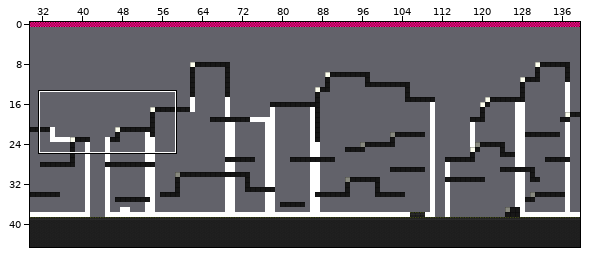
One commit to this Tiled map: MagnetBoy/MagnetBoy/MagnetBoyContent/WillysMap.tmx. Above: a wide view before the commit, with the close-up outlined.
Close-up. Before the edit:
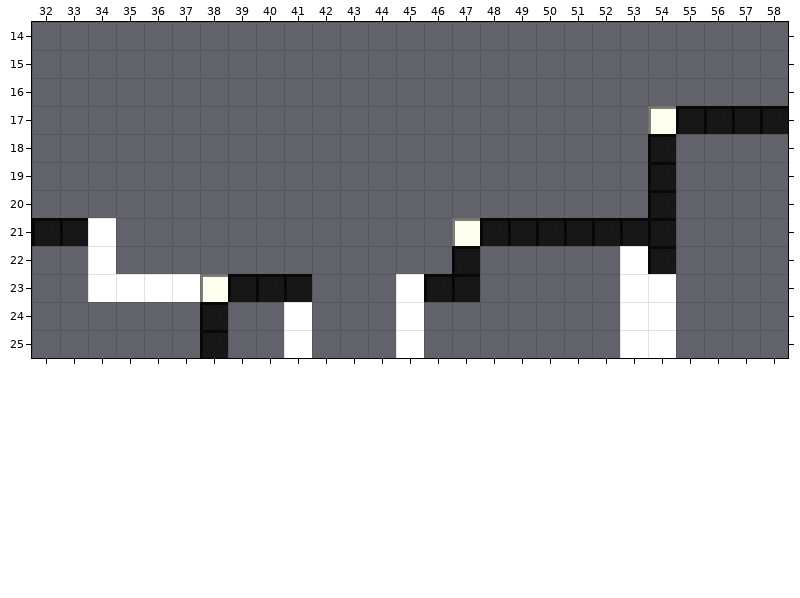
Cells are 32x32 px. Shown: x 32..58, y 14..25. The commit also changed other parts of the map, which this record leaves out. Tiles whose own drawing changed are shown in their newer look in all pictures.
New version:
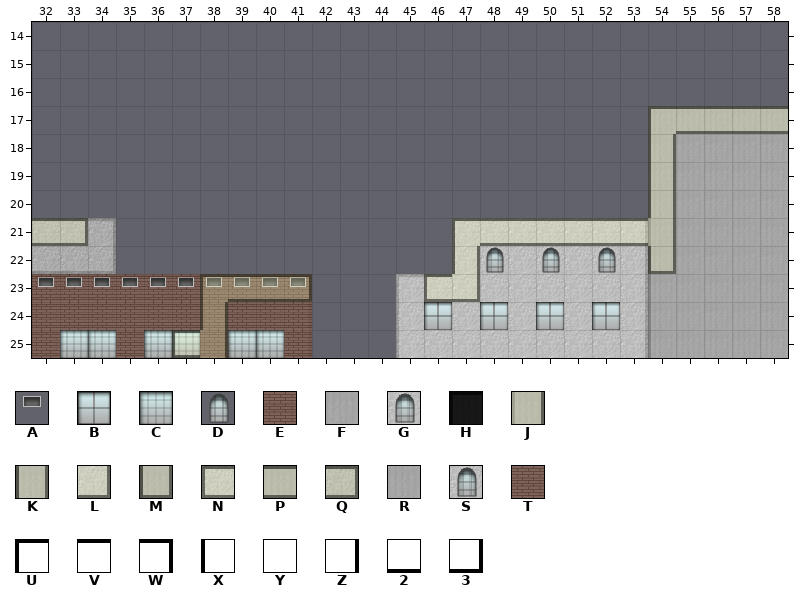
Key: from "cityDecor": A 5, B 8, C 24, D 48; from "cityPaint": E 3, F 7, G 9; from "citySolid": H 0, J 14, K 15, L 26, M 27, N 36, P 37, Q 38; from "cityTexture": R 0, S 1, T 2; from "genericBlock": U 0, V 1, W 2, X 8, Y 9, Z 10, 2 17, 3 18.
_ is an empty cell.
Tiles of an added or newly shown layer are drawn over the layers below it.
See-through tiles are keyed as they look on the map.
Changes in this commit:
Layer "block":
The author put tile 2 in row 22 at x 32 to 33.
Tile Y becomes tile 3 in row 22 at x 34.
Tile Y becomes tile U in row 17 at x 54; in row 21 at x 47; in row 23 at x 45.
The author put tile V in row 17 at x 55 to 58; in row 21 at x 32 to 33 and 48 to 52; in row 23 at x 39 to 40 and 46.
Tile Y becomes tile V in row 23 at x 34 to 38.
The author put tile V in row 23 at x 32 to 33.
The author put tile W in row 21 at x 53; in row 23 at x 41.
Tile Y becomes tile W in row 21 at x 34.
The author put tile X in rows 18 to 21 at x 54; in row 22 at x 47 and 54.
Tile Y becomes tile X in row 23 at x 54; in rows 24 to 25 at x 45 and 54.
The author put tile Y in rows 18 to 21 at x 55 to 58; in rows 22 to 23 at x 48 to 52 and 55 to 58; in row 24 at x 32 to 40, 47, 49, 51 and 55 to 58; in row 25 at x 32, 35, 38, 46 to 52 and 55 to 58.
Tile Y becomes tile Z in rows 22 to 23 at x 53; in rows 24 to 25 at x 41 and 53.
Layer "paint":
The author put tile E in rows 23 to 24 at x 32 to 41; in row 25 at x 32, 35, 38 and 41.
The author put tile F in rows 17 to 20 at x 54 to 58; in rows 21 to 22 at x 32 to 34 and 54 to 58; in rows 23 to 25 at x 54 to 58.
The author put tile G in rows 21 to 22 at x 47 to 53; in row 23 at x 45 to 53; in row 24 at x 45, 47, 49, 51 and 53; in row 25 at x 45 to 53.
Layer "paint2" (added):
The author put tile E in rows 23 to 24 at x 32 to 41; in row 25 at x 32, 35, 38 and 41.
Layer "texture":
The author put tile R in rows 17 to 25 at x 54 to 58.
The author put tile S in rows 21 to 22 at x 32 to 34 and 47 to 53; in row 23 at x 45 to 53; in row 24 at x 45, 47, 49, 51 and 53; in row 25 at x 45 to 53.
The author put tile T in rows 23 to 24 at x 32 to 41; in row 25 at x 32, 35, 38 and 41.
Layer "decor":
The author put tile A in row 23 at x 32 to 41.
The author put tile B in row 24 at x 46, 48, 50 and 52.
The author put tile C in row 25 at x 33 to 34, 36 to 37 and 39 to 40.
The author put tile D in row 22 at x 48, 50 and 52.
Layer "Eric":
Tile H becomes tile J in row 21 at x 54; in row 25 at x 38.
Tile H becomes tile K in rows 18 to 20 at x 54; in row 22 at x 47; in row 24 at x 38.
Tile H becomes tile L in row 23 at x 47.
Tile H becomes tile M in row 22 at x 54.
Tile H becomes tile N in row 23 at x 46.
The author put tile N in row 25 at x 37.
Tile H becomes tile P in row 17 at x 55 to 58; in row 21 at x 32 and 48 to 53; in row 23 at x 39 to 40.
Tile H becomes tile Q in row 21 at x 33; in row 23 at x 41.
Where, in picture pixels (left, top, right, bottom), the same in both close-ups:
changed: (396, 106, 788, 358)
changed: (32, 218, 312, 358)
